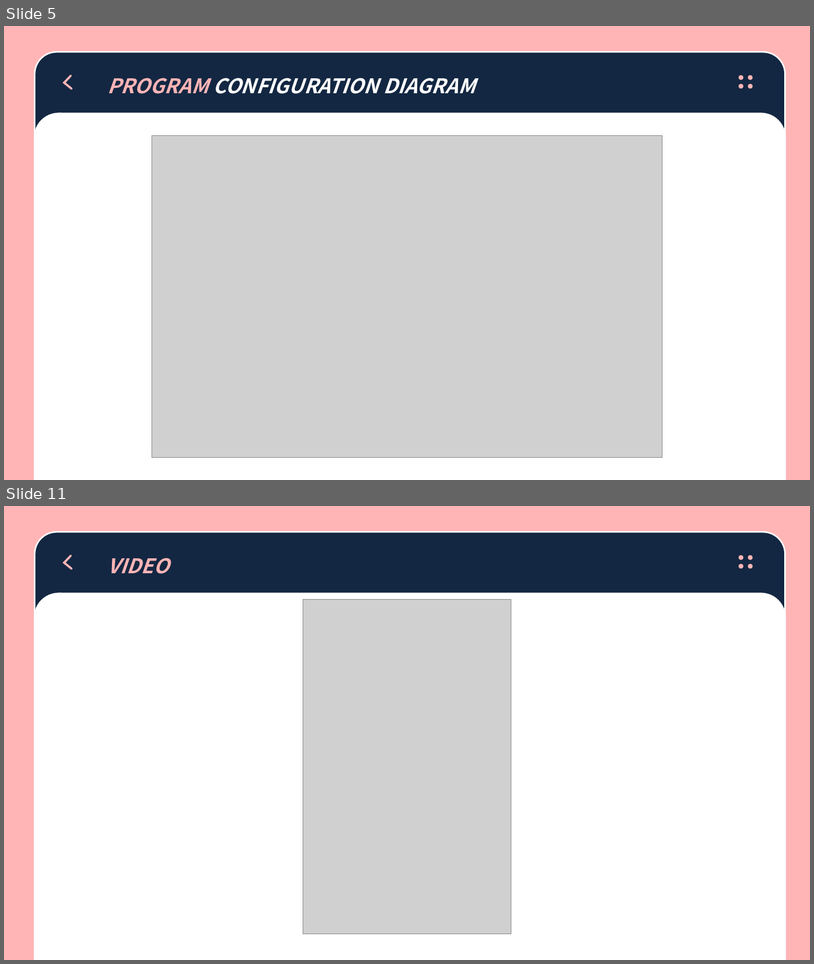
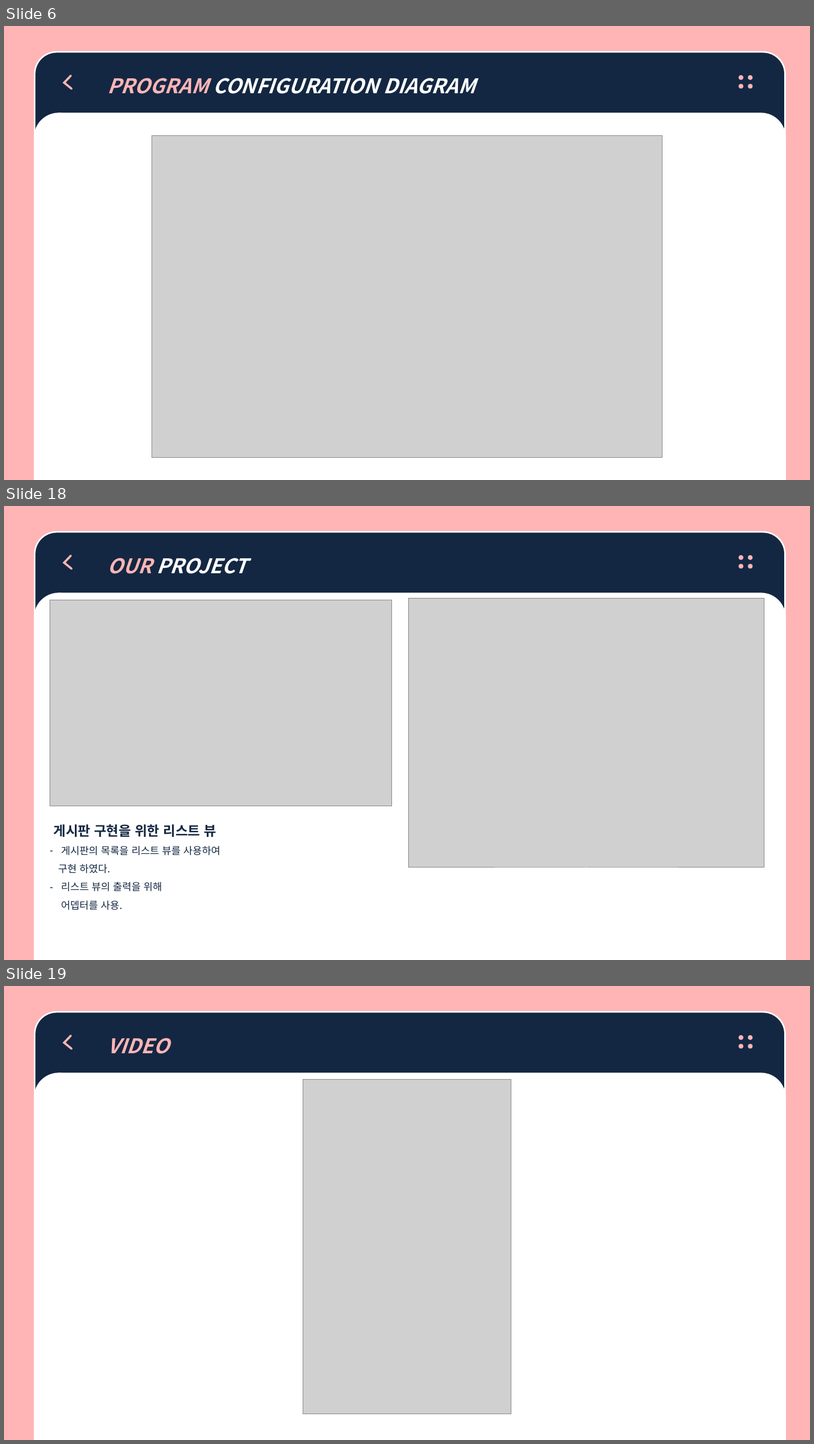
Before and after one commit to sunhyung2007/graduation_project, a slide deck: 뚜닥뚜닥_전프발표.pptx. Shown one above the other, each under a label of ours: slides 5 and 11 before the commit, slides 6, 18 and 19 after it; the slides between them are not shown. The pictures are 814x964 and 814x1444 pixels, drawn with LibreOffice and Linux fonts; fonts in the diff are those of the drawing; grey boxes stand for pictures. Boxes give left, top, right and bottom in pixels: in the first picture for what was removed or moved away, otherwise in the second. Text is boxed around its words. In the diff, an @@ line names an element or a change of style, - is before the commit and + after.

```diff
--- a/뚜닥뚜닥_전프발표.pptx
+++ b/뚜닥뚜닥_전프발표.pptx
@@ slide 18 added at [4, 506, 810, 960], background #FFB5B6 @@
@@ group added at [35, 532, 786, 960]: 4 ellipses, 2 round same rects, 1 freeform shape @@
+    OUR PROJECT
@@ picture added at [50, 600, 392, 806] @@
@@ picture added at [410, 598, 765, 868] @@
@@ text added at [53, 824, 221, 910], 12 pt, text #132742 @@
+게시판 구현을 위한 리스트 뷰
+– 게시판의 목록을 리스트 뷰를 사용하여
+구현 하였다.
+– 리스트 뷰의 출력을 위해
+어뎁터를 사용.
@@ what was slide 5 is now slide 6 @@
@@ what was slide 11 is now slide 19 @@
```
Also in this commit, not shown: 6 slides changed, 8 other slides added.
